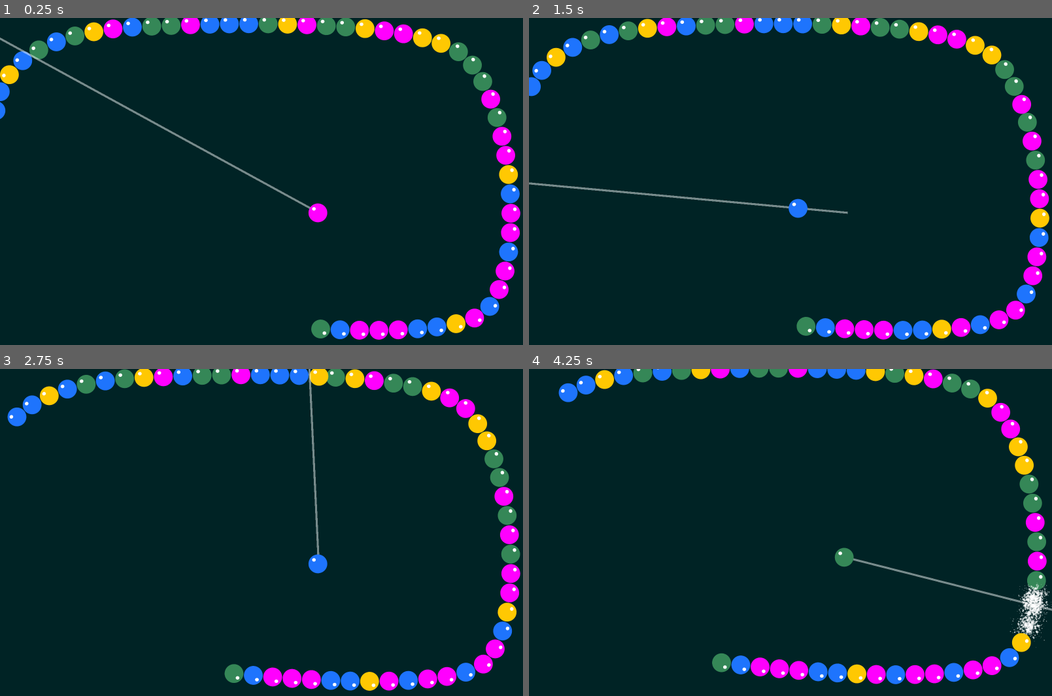
Above: before the commit, frames 1-4 (two rows, left to right).
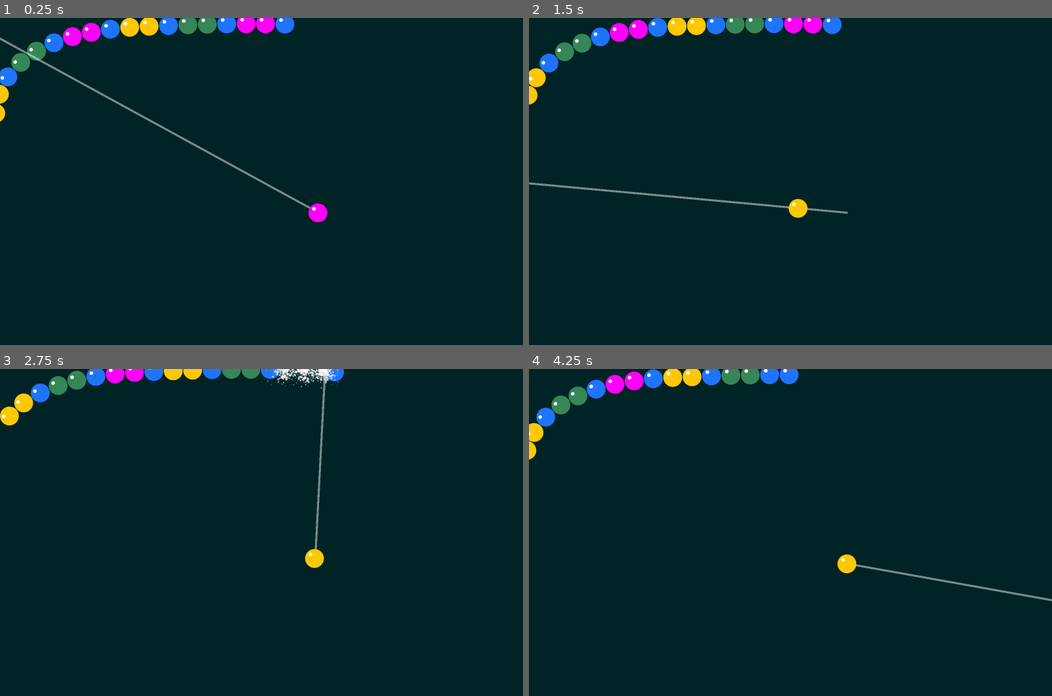
Above: after the commit, the same moments.

Repository: damnjan/zuma-godot
Game: Godot game, scene res://Main.tscn
Same seed, same stepped clock (60 frames per second), same inputs: the game is played once before the commit and once after it.
Inputs (mouse positions are in pixels of both pictures, inside the frame that each line leads up to):
- Up to frame 1 (0.25 s): no input
- Up to frame 2 (1.5 s): move the mouse to (905, 165) at 0.52 s; click (905, 165) at 0.67 s; move the mouse to (685, 197) at 1.27 s; click (685, 197) at 1.42 s
- Up to frame 3 (2.75 s): move the mouse to (313, 460) at 2.02 s; click (313, 460) at 2.17 s
- Up to frame 4 (4.25 s): move the mouse to (764, 597) at 2.77 s; click (764, 597) at 2.92 s; move the mouse to (947, 581) at 3.52 s; click (947, 581) at 3.67 s

The runs differ from the first frame. In frame 1, 8.1% of the frame differs, in the area x 0-100%, y 0-99%; in frame 2, 8.9%; in frame 3, 9.7%; in frame 4, 10%, in the area x 0-100%, y 0-97%.

Commit message:
acceleration curve

Diff:
--- a/FollowGroup.gd
+++ b/FollowGroup.gd
@@ -10,7 +10,11 @@
 var state = State.FORWARDS
 var items: Array[FollowingBall]
 var global_progress = 0
+var current_speed: float
+var acceleration_curve: Curve = preload("res://acceleration_curve.tres")
+
 var _follows_to_delete: Array[FollowingBall]
+var _is_inserting = false
 
 # a and b are indexes of first and last marble that explodes
 func split_group(a, b):
@@ -32,6 +36,7 @@
 
 
 func add_item(item: FollowingBall, index, ignore_check = false):
+	_is_inserting = true
 	if index != null:
 		items.insert(index, item)
 	else:
@@ -39,7 +44,7 @@
 		index = items.size() - 1
 	item.progress = index * Globals.BALL_WIDTH + global_progress
 	if !ignore_check:
-		GlobalTimer.create_async(func(): _check_for_matches_from(index), 0.1)
+		GlobalTimer.create_async(func(): _check_for_matches_from(index); _is_inserting = false, 0.15)
 
 func change_state(next_state: State):
 	state = next_state
@@ -53,24 +58,44 @@
 func merge_next_group():
 	var last_index = items.size() - 1
 	items.append_array(next_group.items)
+	current_speed += next_group.current_speed
 	next_group.remove()
 	_check_for_matches_from(last_index)
 
+var curve_time: float = 0.0
+var last_speed = current_speed
 
 func physics_process(delta):
 	match state:
 		State.FORWARDS:
-			global_progress += Globals.FORWARDS_SPEED * delta
+
+			if (last_speed <= 0 and current_speed > 0):
+				curve_time = 0
+
+			last_speed = current_speed
+			curve_time += delta
+
+			var acceleration = acceleration_curve.sample(curve_time) * 1000 if current_speed >= 0 else 4000
+
+			current_speed = min(current_speed + acceleration * delta, Globals.FORWARDS_SPEED)
+
+			global_progress += current_speed * delta
 			for i in items.size():
 				var new_progress = global_progress + i * Globals.BALL_WIDTH
-				items[i].progress = lerpf(items[i].progress, new_progress, 0.1)
+				items[i].progress = lerpf(items[i].progress, new_progress, 0.1 if _is_inserting else 1)
 
 			if next_group != null and last_item().progress >= next_group.first_item().progress - Globals.BALL_WIDTH:
 				merge_next_group()
 
 		State.BACKWARDS:
-			for item in items:
-				item.progress -= Globals.BACKWARDS_SPEED * delta
+#			if current_speed > -Globals.BACKWARDS_SPEED:
+#				current_speed -= 1500 * delta
+			current_speed = -Globals.BACKWARDS_SPEED
+			global_progress += current_speed * delta
+			for i in items.size():
+				var new_progress = global_progress + i * Globals.BALL_WIDTH
+				items[i].progress = lerpf(items[i].progress, new_progress, 0.1)
+
 			if prev_group != null and first_item().progress <= prev_group.last_item().progress + Globals.BALL_WIDTH and prev_group.state != State.FORWARDS:
 				prev_group.merge_next_group()
 
@@ -88,6 +113,8 @@
 	return items.back()
 
 func _check_for_matches_from(index: int, direction: int = 0):
+	if index > items.size():
+		return
 	var start = index
 	var end = index
 	if direction <= 0:
--- /dev/null
+++ b/acceleration_curve.tres
@@ -0,0 +1,5 @@
+[gd_resource type="Curve" format=3 uid="uid://cbx4wca0tfxpy"]
+
+[resource]
+_data = [Vector2(0, 0), 0.0, 0.0, 0, 0, Vector2(1, 1), 1.4, 0.0, 0, 0]
+point_count = 2
--- a/main.gd
+++ b/main.gd
@@ -15,12 +15,13 @@
 func _ready():
 	seed(123)
 #	for i in [0,0,1,1,0,0]:
-	for i in 50:
+#	for i in 50:
 #	for i in [0,1,3,2,3,0,0,1,1,0,0,3,3,0,0,1,1,3,0,1,0,1,2,0,0,1,3,1,0,0,1,2,3]:
 #	for i in [0]:
+	for i in [0,0,1,2,2,1,3,3,1,0,0,1,2,2,1,3,3,1]:
 		var b = BallScene.instantiate()
 #		b.frame = i
-		_add_follow(null, null, first_group, true)
+		_add_follow(i, null, first_group, true)
 
 
 
